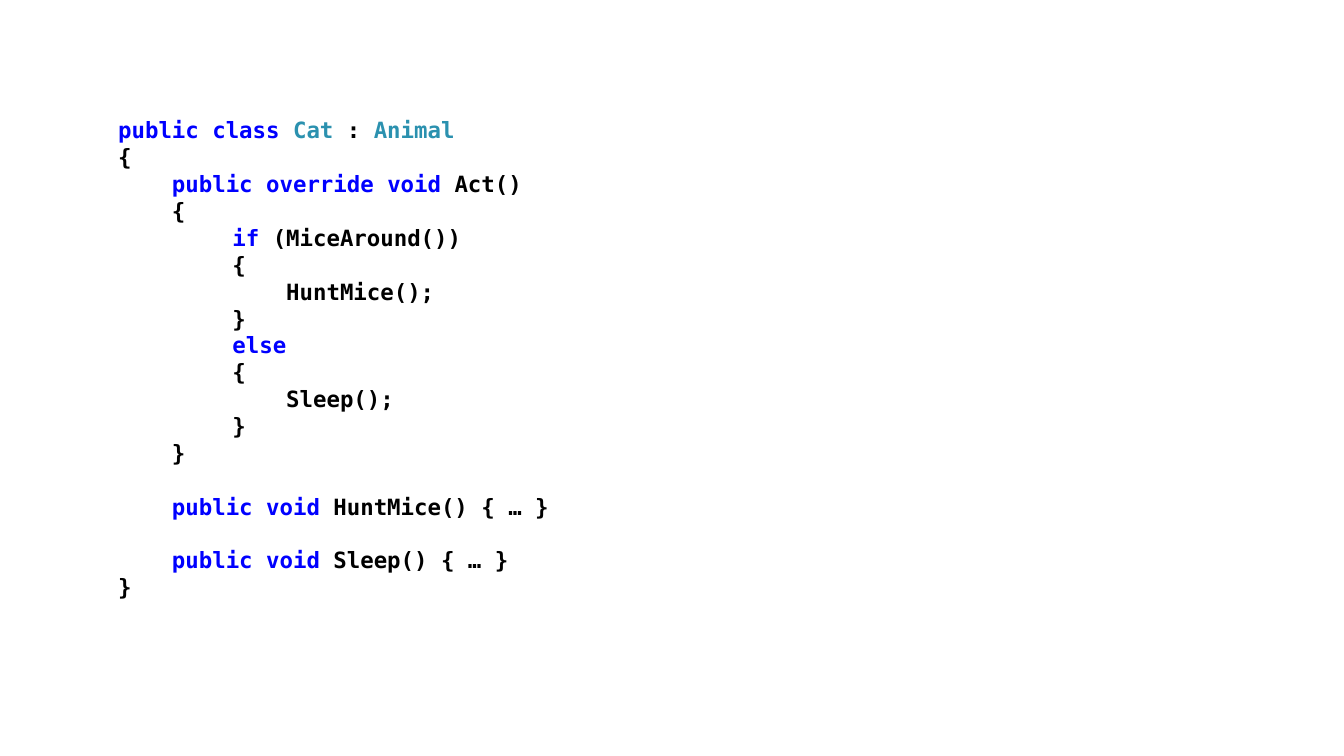
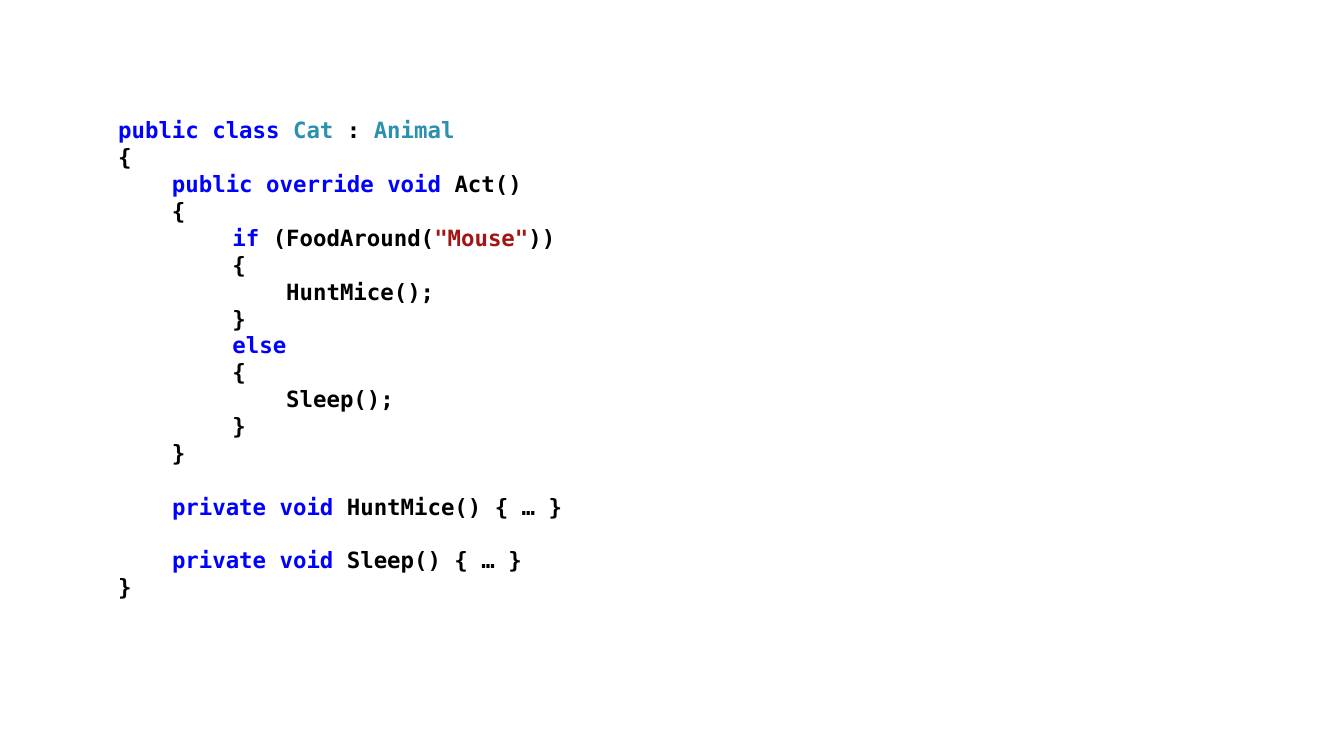
Before and after one commit to perl-easj/OOProg, a slide deck: slide 25 of Chap/SOLID/Presentations/SOLID.pptx (slide 27 before the commit). Drawn at 1344x756 pixels with LibreOffice and Linux fonts; fonts in the diff are those of the drawing. Boxes give left, top, right and bottom in pixels: in the first picture for what was removed or moved away, otherwise in the second. Text is boxed around its words. In the diff, an @@ line names an element or a change of style, - is before the commit and + after.

```diff
--- a/Chap/SOLID/Presentations/SOLID.pptx
+++ b/Chap/SOLID/Presentations/SOLID.pptx
@@ text at bbox=[232, 228, 556, 249]: text changed @@
-if (MiceAround())
+if (FoodAround("Mouse"))
@@ text at bbox=[172, 496, 482, 573]: text changed @@
-public void HuntMice() { … }
-public void Sleep() { … }
+private void HuntMice() { … }
+private void Sleep() { … }
```
Also in this commit, not shown: 14 other slides changed, 17 slides added, 29 slides removed, 1 other file.
